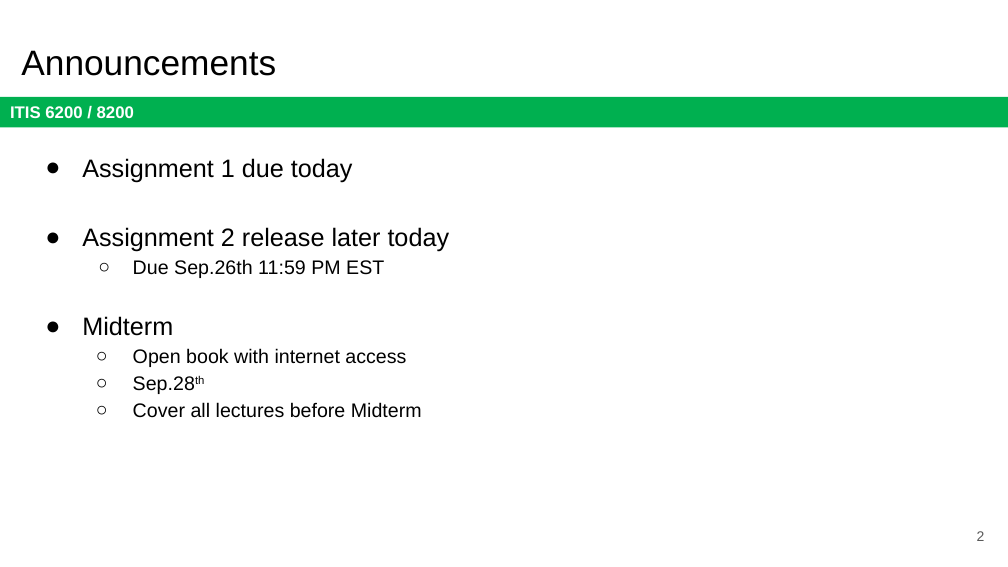
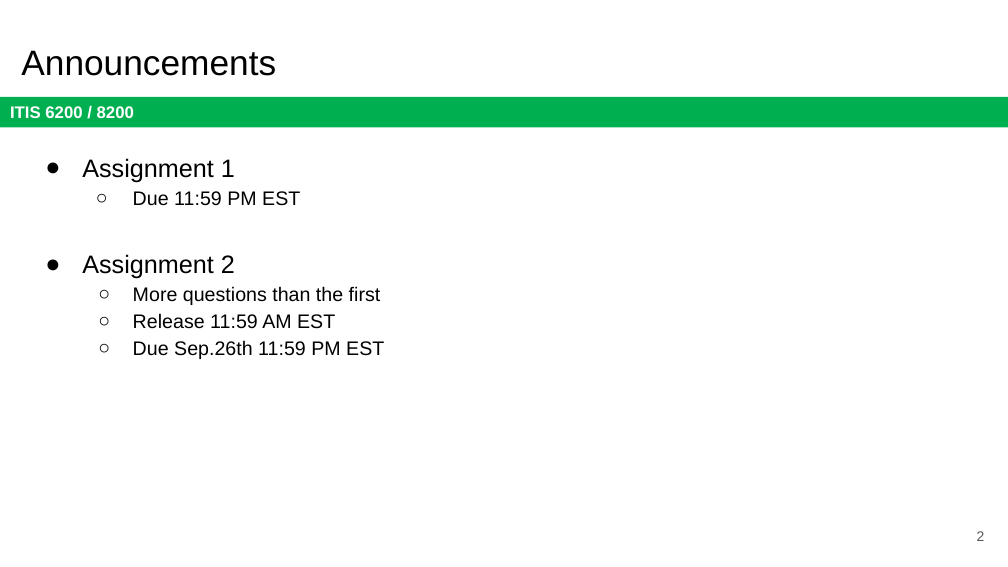
Before and after one commit to jx5c/github.io, a slide deck: slide 2 of teaching/ITIS6200/2023fa/lectures/lec06.pptx. Drawn at 1008x567 pixels with LibreOffice and Linux fonts; fonts in the diff are those of the drawing. Boxes give left, top, right and bottom in pixels: in the first picture for what was removed or moved away, otherwise in the second. Text is boxed around its words. In the diff, an @@ line names an element or a change of style, - is before the commit and + after.

```diff
--- a/teaching/ITIS6200/2023fa/lectures/lec06.pptx
+++ b/teaching/ITIS6200/2023fa/lectures/lec06.pptx
@@ text at [82,158,381,329]: text changed; size 18 to 14 pt @@
-● Assignment 1 due today
-● Assignment 2 release later today
+● Assignment 1
+  ○ Due 11:59 PM EST
+● Assignment 2
+  ○ More questions than the first
+  ○ Release 11:59 AM EST
@@ text at [82,316,422,418]: paragraphs removed @@
-● Midterm
-  ○ Open book with internet access
-  ○ Sep.28th
-  ○ Cover all lectures before Midterm
```
Also in this commit, not shown: 13 other slides changed, 5 slides added, 3 slides removed, 3 other files.
